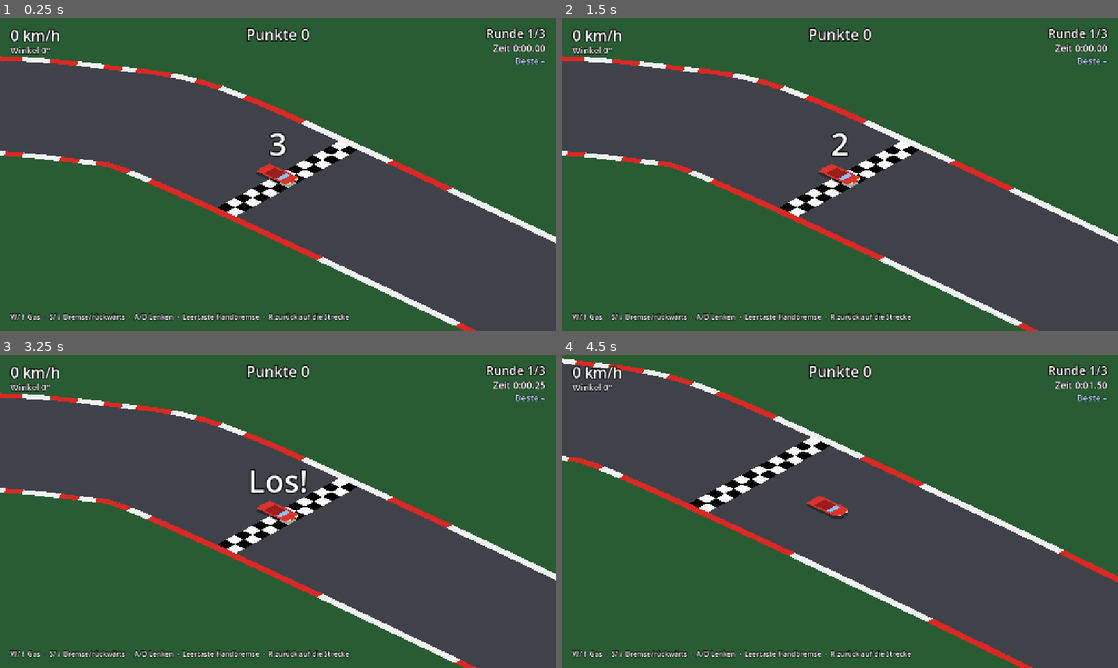
Above: before the commit, frames 1-4 (two rows, left to right).
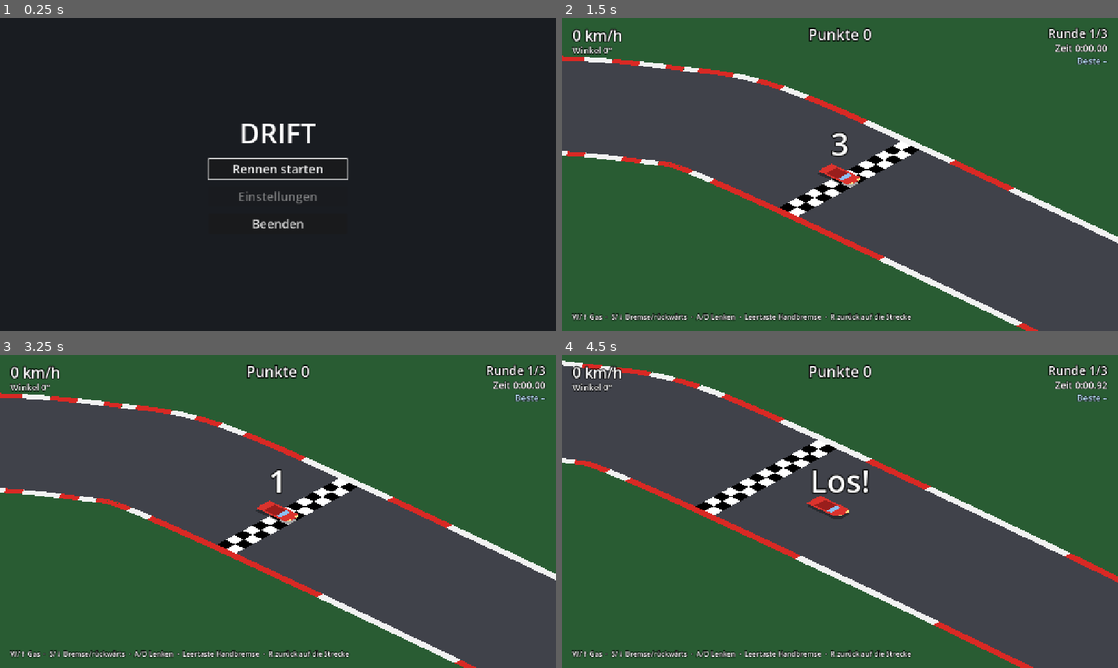
Above: after the commit, the same moments.

Repository: Mayo73/agenthub-backup
Game: Godot game, scene res://scenes/main_menu.tscn
Same seed, same stepped clock (60 frames per second), same inputs: the game is played once before the commit and once after it. Before the commit the project starts from res://scenes/main.tscn.
Inputs (mouse positions are in pixels of both pictures, inside the frame that each line leads up to):
- Up to frame 1 (0.25 s): no input
- Up to frame 2 (1.5 s): click (840, 168) at 0.5 s, where only the run after the commit has a clickable "Rennen starten"; tap Enter (neustart) at 1.25 s; hold D (rechts) from 1.28 s (still down); hold S (bremse) from 1.28 s (still down)
- Up to frame 3 (3.25 s): tap Enter (neustart) at 2 s; release D (rechts) at 2.03 s; release S (bremse) at 2.03 s; hold Down 2.03-2.78 s; tap W (gas) at 2.1 s; hold D (rechts) from 2.78 s (still down); hold Space (handbremse) from 2.78 s (still down)
- Up to frame 4 (4.5 s): release D (rechts) at 3.53 s; release Space (handbremse) at 3.53 s; hold Up 3.53-4.28 s; tap Enter (neustart) at 3.6 s; hold A (links) from 4.28 s (still down); tap R (zuruecksetzen) at 4.35 s

The runs differ from the first frame. In frame 1, 99% of the frame differs, in the area x 0-100%, y 0-100%; in frame 2, 0.1%; in frame 3, 0.5%; in frame 4, 2.5%.

Commit message:
T-0022: Hauptmenü als Startszene
Erstellt vom lokalen Agent (Modell qwen3.5:35b-a3b, Versuch 2 von 3).

Diff:
--- a/project.godot
+++ b/project.godot
@@ -7,7 +7,7 @@
 [application]
 
 config/name="Drift"
-run/main_scene="res://scenes/main.tscn"
+run/main_scene="res://scenes/main_menu.tscn"
 config/features=PackedStringArray("4.7")
 
 [display]
--- a/tests/test_main_menu.gd
+++ b/tests/test_main_menu.gd
@@ -22,3 +22,7 @@
 
 func test_rennszene_existiert() -> void:
 	check(ResourceLoader.exists(menu.GAME_SCENE), "Rennszene existiert")
+
+func test_startszene_ist_menue() -> void:
+	var main_scene: String = ProjectSettings.get_setting("application/run/main_scene")
+	check_eq(main_scene, "res://scenes/main_menu.tscn", "Startszene ist das Hauptmenü")
